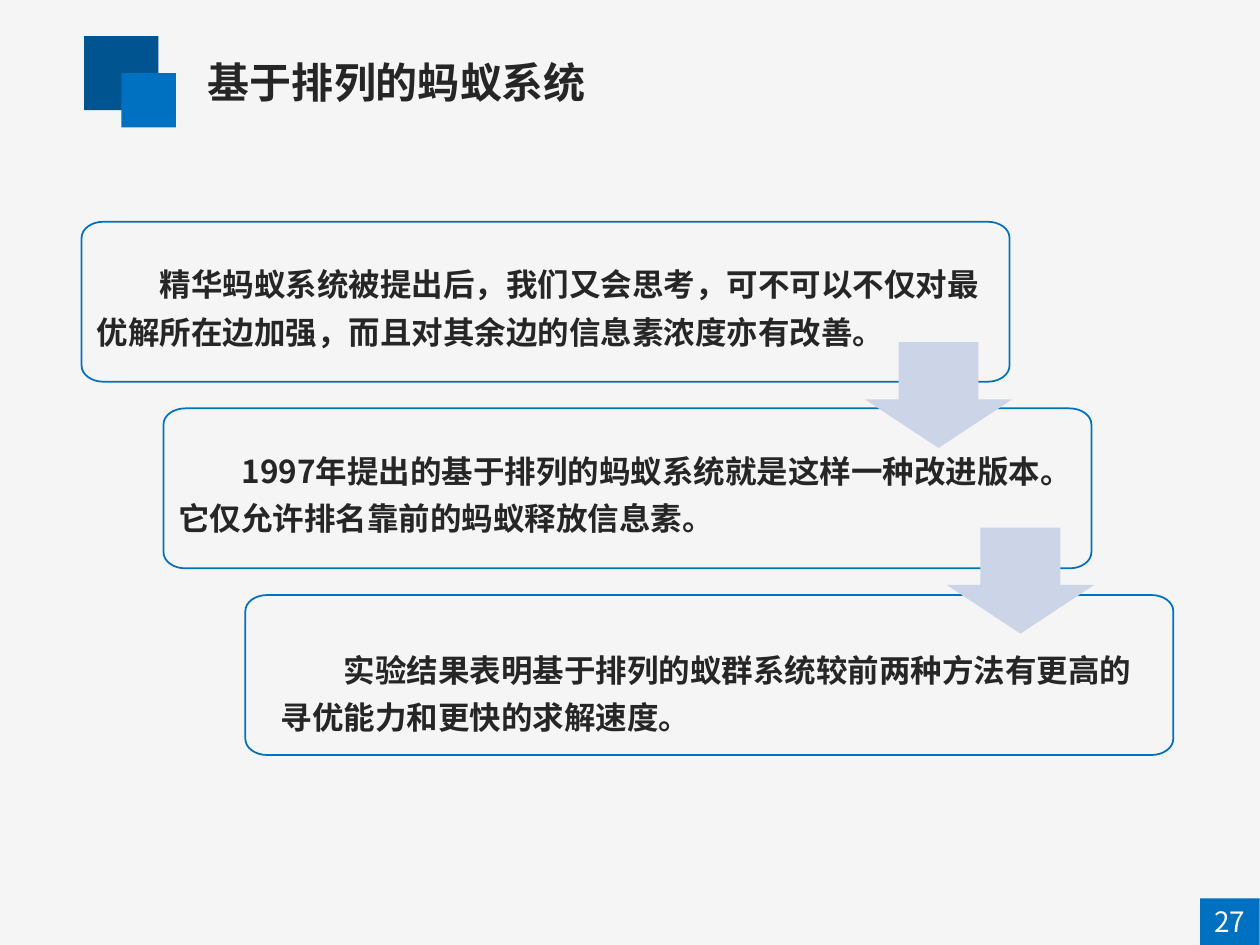
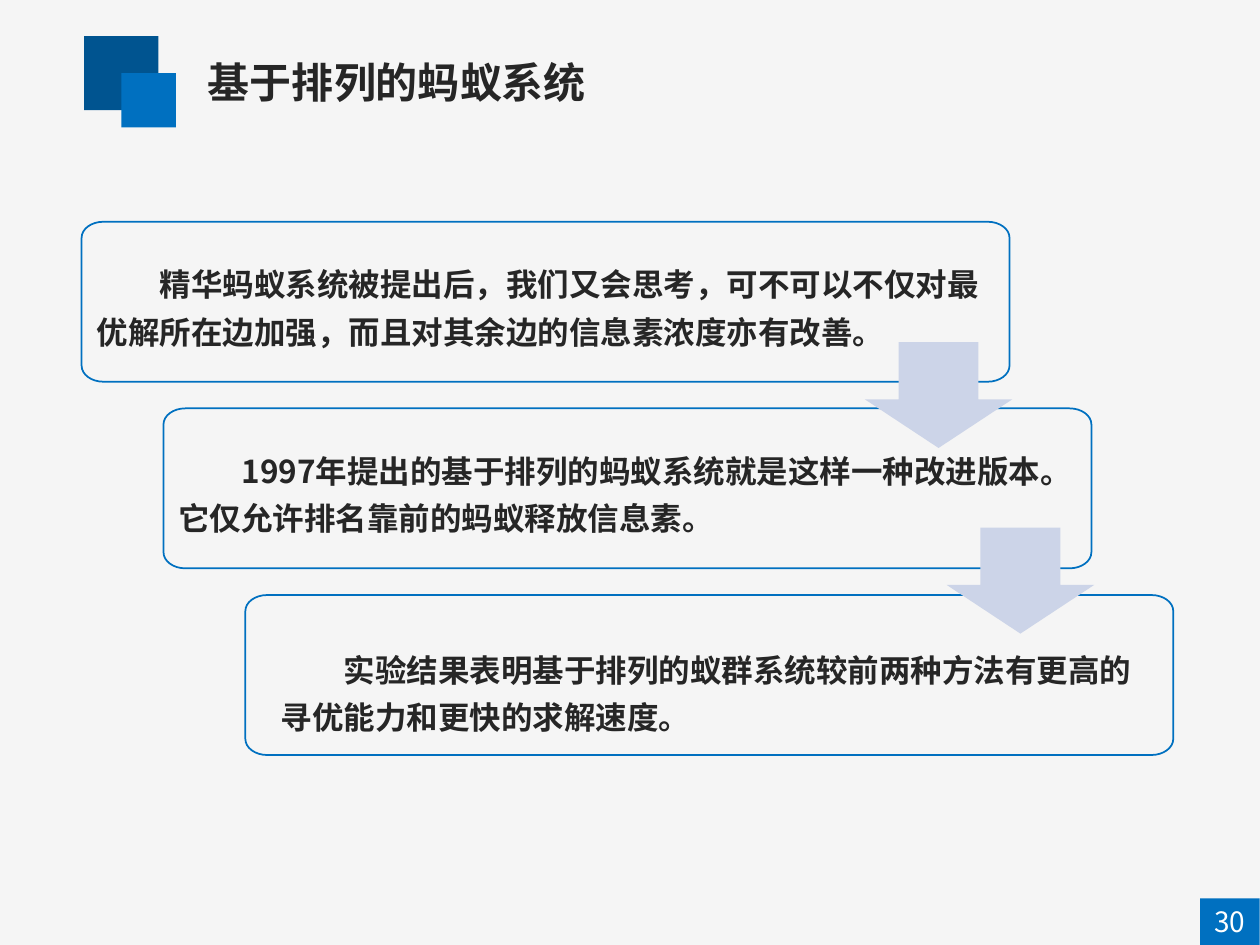
Before and after one commit to mapengfei-nwpu/ant, a slide deck: slide 30 of 蚁群优化算法.pptx. Drawn at 1260x945 pixels with LibreOffice and Linux fonts; fonts in the diff are those of the drawing. Boxes give left, top, right and bottom in pixels: in the first picture for what was removed or moved away, otherwise in the second. Text is boxed around its words. In the diff, an @@ line names an element or a change of style, - is before the commit and + after.

```diff
--- a/蚁群优化算法.pptx
+++ b/蚁群优化算法.pptx
@@ text at box(1214, 911, 1245, 933): text changed @@
-27
+30
```
Also in this commit, not shown: 9 other slides changed, 2 slides added, 2 slides removed.
